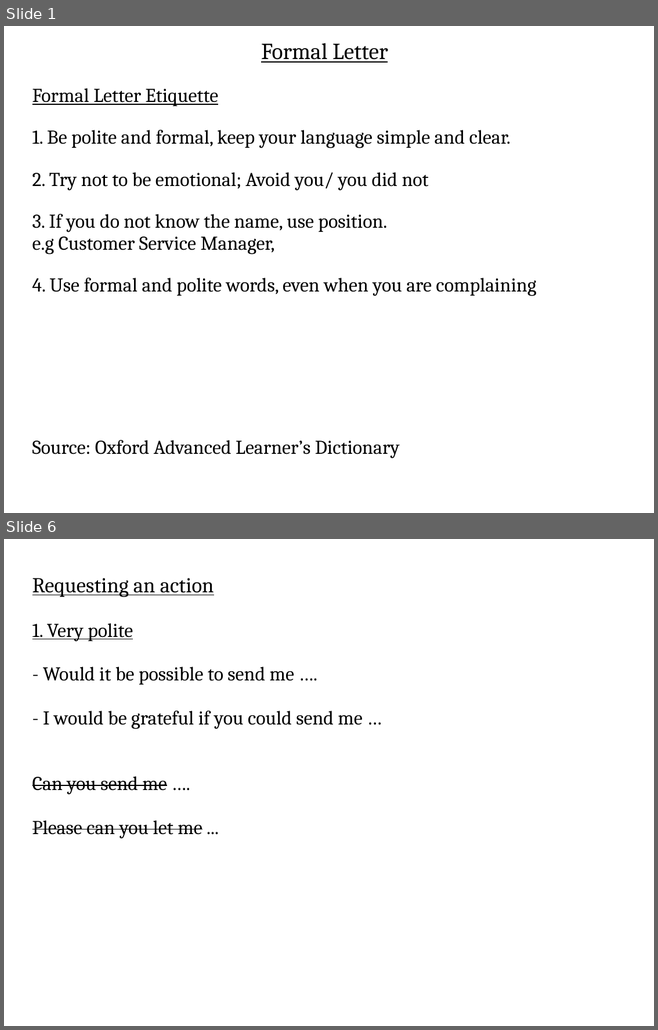
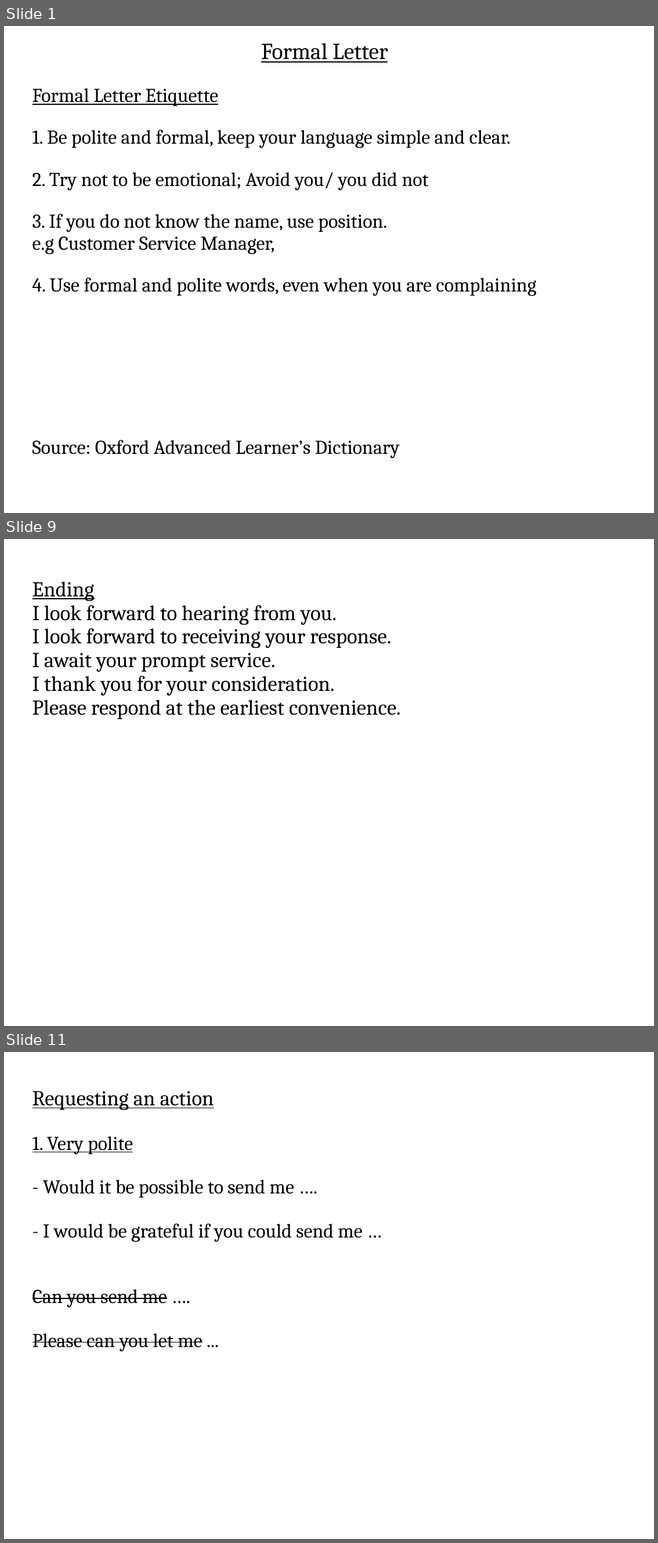
Before and after one commit to ADILp6/IBIT, a slide deck: Sunday_Tuesday_Thursday/Class_9_28_February_2019/FormalInformalLetter.odp. Shown one above the other, each under a label of ours: slides 1 and 6 before the commit, slides 1, 9 and 11 after it; the slides between them are not shown. The pictures are 658x1030 and 658x1543 pixels, drawn with LibreOffice and Linux fonts; fonts in the diff are those of the drawing. Boxes give left, top, right and bottom in pixels: in the first picture for what was removed or moved away, otherwise in the second. Text is boxed around its words. In the diff, an @@ line names an element or a change of style, - is before the commit and + after.

```diff
--- a/Sunday_Tuesday_Thursday/Class_9_28_February_2019/FormalInformalLetter.odp
+++ b/Sunday_Tuesday_Thursday/Class_9_28_February_2019/FormalInformalLetter.odp
@@ slide 9 added at (4,539,654,1026), background #FFFFFF @@
@@ free added at (32,551,617,987), 26 pt, text #000000 @@
+Ending
+I look forward to hearing from you.
+I look forward to receiving your response.
+I await your prompt service.
+I thank you for your consideration.
+Please respond at the earliest convenience.
@@ what was slide 6 is now slide 11 @@
```
Also in this commit, not shown: 2 slides changed, 6 other slides added, 1 slide removed, 37 other files.
